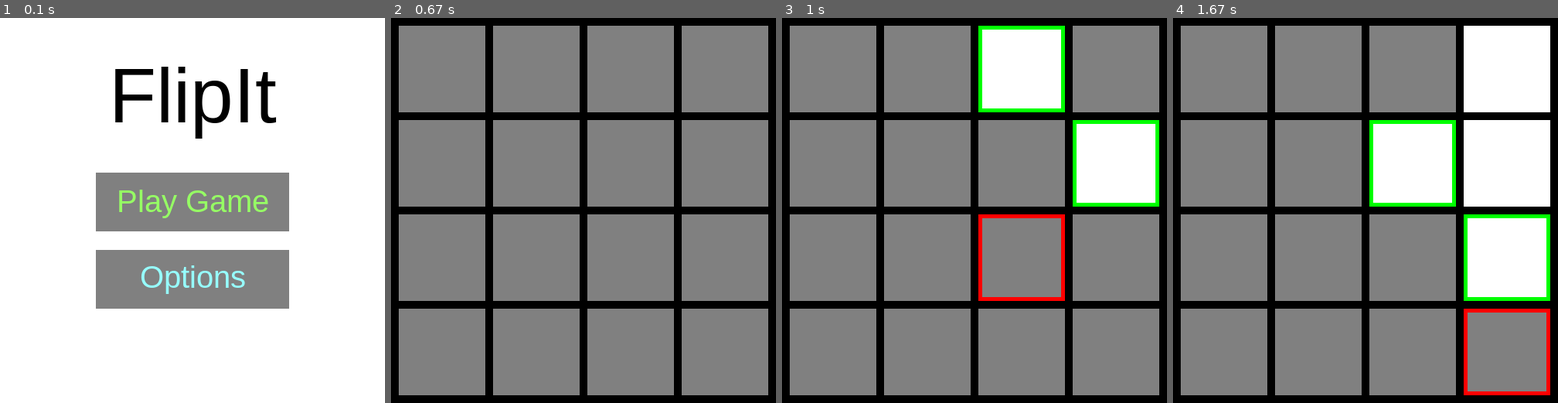
Above: before the commit, frames 1-4 (left to right).
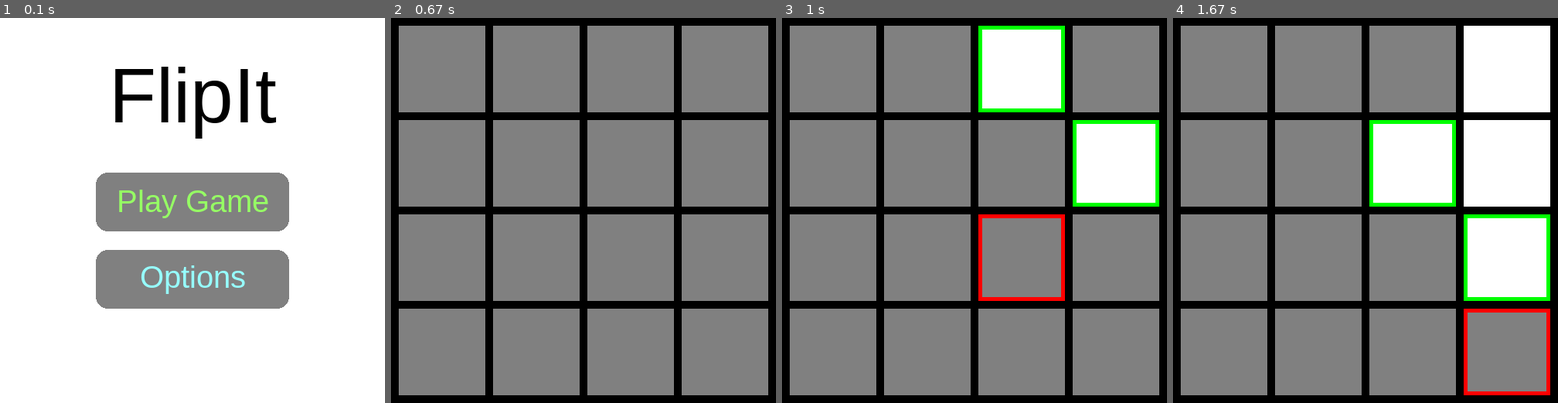
Above: after the commit, the same moments.

Repository: 03kkim/FlipIt
Game: pygame game, started from main.py
Two runs of this game, one before a commit and one after it. Both use one fixed random seed, a clock stepped at 60 frames per second and the inputs below.
Inputs (mouse positions are in pixels of both pictures, inside the frame that each line leads up to):
- Up to frame 1 (0.1 s): no input
- Up to frame 2 (0.67 s): click (583, 210) at 0.38 s
- Up to frame 3 (1 s): click (1013, 295) at 0.72 s
- Up to frame 4 (1.67 s): click (1246, 152) at 1.05 s; click (1507, 345) at 1.38 s

The runs differ from the first frame. In frame 1, 0.2% of the frame differs, in the area x 24-76%, y 40-76%; in frame 2, nothing differs; in frame 3, nothing differs; in frame 4, nothing differs.

Commit message:
make buttons rounder using border_radius

Diff:
--- a/main.py
+++ b/main.py
@@ -134,8 +134,8 @@
 
         button_1 = pygame.Rect(124, 200, 250, 76)
         button_2 = pygame.Rect(124, 300, 250, 76)
-        pygame.draw.rect(screen, (128, 128, 128), button_1)
-        pygame.draw.rect(screen, (128, 128, 128), button_2)
+        pygame.draw.rect(screen, (128, 128, 128), button_1, border_radius=15)
+        pygame.draw.rect(screen, (128, 128, 128), button_2, border_radius=15)
 
         draw_text("Play Game", pygame.font.SysFont("Helvetica Neue", 40), (150, 255, 100), 498/2, 236)
         draw_text("Options", pygame.font.SysFont("Helvetica Neue", 40), (150, 255, 255), 498 / 2, 334)
